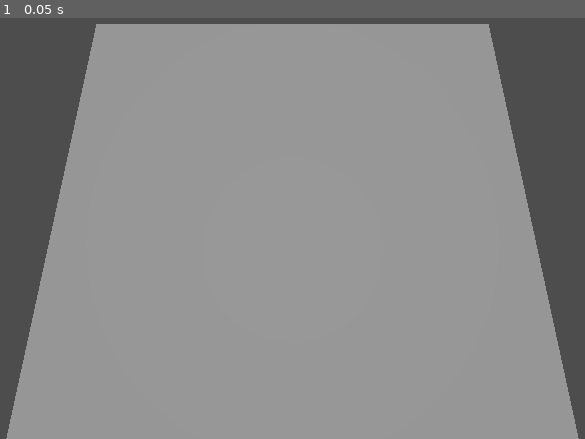
Above: before the commit, frame 1.
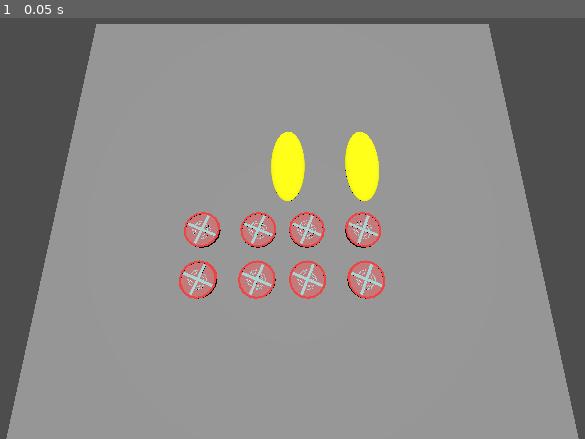
Above: after the commit, the same moment.

Repository: gabrield67/Sandwich-Shop
Game: Godot game, scene res://scenes/game.tscn
The game is run twice, just before and just after one commit, with the same random seed, the same clock (stepped at 60 frames per second) and the same inputs. Before the commit the project has no main scene; this scene is started directly in both runs.
Inputs:
- Up to frame 1 (0.05 s): no input

The runs differ from the first frame. In frame 1, 5.0% of the frame differs, in the area x 30-66%, y 27-67%.

Commit message:
Added Prototype Functionality
I added a floor, camera, and light to the main game.

I also added ingredient and bread scenes, and the functionality for dragging ingredients onto the bread.

Diff:
--- a/project.godot
+++ b/project.godot
@@ -11,6 +11,7 @@
 [application]
 
 config/name="Trash Sandwich"
+run/main_scene="uid://b6sf5n1s3tjjo"
 config/features=PackedStringArray("4.6", "Forward Plus")
 config/icon="res://icon.svg"
 
--- /dev/null
+++ b/scenes/DragAndDropController.tscn
@@ -0,0 +1,6 @@
+[gd_scene format=3 uid="uid://cekaksnqp516x"]
+
+[ext_resource type="Script" uid="uid://dnsby02e4apsw" path="res://scenes/drag_and_drop_controller.gd" id="1_gh27g"]
+
+[node name="DragAndDropController" type="Node3D" unique_id=578573874]
+script = ExtResource("1_gh27g")
--- /dev/null
+++ b/scenes/Ingredients/Bread.tscn
@@ -0,0 +1,23 @@
+[gd_scene format=3 uid="uid://c54v7gf8e74j5"]
+
+[ext_resource type="Script" uid="uid://b3r8sts5bsuoa" path="res://scenes/Ingredients/bread.gd" id="1_kf4f7"]
+
+[sub_resource type="StandardMaterial3D" id="StandardMaterial3D_84ix8"]
+albedo_color = Color(1, 1, 0, 1)
+
+[sub_resource type="SphereMesh" id="SphereMesh_84ix8"]
+material = SubResource("StandardMaterial3D_84ix8")
+
+[sub_resource type="BoxShape3D" id="BoxShape3D_kf4f7"]
+size = Vector3(2, 20, 3)
+
+[node name="Bread" type="Area3D" unique_id=1187585206]
+script = ExtResource("1_kf4f7")
+
+[node name="MeshInstance3D" type="MeshInstance3D" parent="." unique_id=427502753]
+transform = Transform3D(2.0994837, 0, 0, 0, 0.3586203, 0, 0, 0, 4.673756, 0, 0, 0)
+mesh = SubResource("SphereMesh_84ix8")
+
+[node name="CollisionShape3D" type="CollisionShape3D" parent="." unique_id=584160643]
+transform = Transform3D(1, 0, 0, 0, 1, 0, 0, 0, 1, 0, 4.940264, 0)
+shape = SubResource("BoxShape3D_kf4f7")
--- /dev/null
+++ b/scenes/Ingredients/Ingredient.tscn
@@ -0,0 +1,15 @@
+[gd_scene format=3 uid="uid://bgu50auo18ypd"]
+
+[ext_resource type="Script" uid="uid://dlcqiqygwtmgd" path="res://scenes/Ingredients/ingredient.gd" id="1_1am71"]
+[ext_resource type="PackedScene" uid="uid://b6uqd7cn3xg0x" path="res://models/tomato_mesh.tscn" id="1_weumo"]
+
+[sub_resource type="BoxShape3D" id="BoxShape3D_1am71"]
+size = Vector3(2, 0.4, 2)
+
+[node name="Ingredient" type="StaticBody3D" unique_id=1817893045]
+script = ExtResource("1_1am71")
+
+[node name="CollisionShape3D" type="CollisionShape3D" parent="." unique_id=176146749]
+shape = SubResource("BoxShape3D_1am71")
+
+[node name="tomatoMesh" parent="." unique_id=1286273143 instance=ExtResource("1_weumo")]
--- /dev/null
+++ b/scenes/Ingredients/bread.gd
@@ -0,0 +1,56 @@
+
+extends Area3D
+
+
+var on_material
+var off_material
+
+@export var ingredients = [];
+
+# Called when the node enters the scene tree for the first time.
+func _ready() -> void:
+	on_material = StandardMaterial3D.new()
+	on_material.albedo_color = Color.RED
+
+	off_material = StandardMaterial3D.new()
+	off_material.albedo_color = Color.YELLOW
+	pass # Replace with function body.
+
+
+# Called every frame. 'delta' is the elapsed time since the previous frame.
+func _process(delta: float) -> void:
+	pass
+
+
+func on_entered(body: Node3D) -> void:
+	if body is Ingredient:
+		#print (body.name)
+		if body.isHeld:
+			if(body):
+				body.bread = self;
+			$MeshInstance3D.set_surface_override_material(0, on_material)
+
+func on_exited(body: Node3D) -> void:
+	if body is Ingredient:
+		#print (body.name)
+		if body.isHeld:
+			if body:
+				body.bread = null
+				self.material_off()
+
+func material_off() -> void:
+	$MeshInstance3D.set_surface_override_material(0, off_material)
+
+func add_to_sandwich(ingredient: Node3D):
+	ingredients.push_back(ingredient)
+	update_positions()
+
+func remove_from_sandwich(ingredient: Node3D):
+	ingredients.erase(ingredient)
+	update_positions()
+
+func update_positions():
+	var i = 0
+	for a in ingredients:
+		a.position = self.position + Vector3(0,1,0) + Vector3(0,.35,-.25		)*i
+		i = i+1
--- /dev/null
+++ b/scenes/Ingredients/ingredient.gd
@@ -0,0 +1,21 @@
+class_name Ingredient
+extends StaticBody3D
+
+
+
+var isHeld = false
+var bread
+
+# Called when the node enters the scene tree for the first time.
+func _ready() -> void:
+	pass # Replace with function body.
+
+
+# Called every frame. 'delta' is the elapsed time since the previous frame.
+func _process(delta: float) -> void:
+	pass
+
+func start_particles():
+	pass
+	#$MeshInstance3D/GPUParticles3D.restart()
+	#$MeshInstance3D/GPUParticles3D.emitting = true
--- /dev/null
+++ b/scenes/drag_and_drop_controller.gd
@@ -0,0 +1,93 @@
+extends Node3D
+
+const DIST = 1000
+
+
+
+var grabbed_object = null
+var mouse = Vector2()
+var zPos = 5
+var cardHeightOrig = 3
+var cardHeight = 0
+
+var liftHeight = 0
+
+var prevCardHeight = liftHeight
+
+var prev_grabbed_object = null
+var grab_position = Vector2()
+var firstPress = true
+
+
+# Called when the node enters the scene tree for the first time.
+func _ready() -> void:
+	pass # Replace with function body.
+
+
+# Called every frame. 'delta' is the elapsed time since the previous frame.
+func _process(delta: float) -> void:
+	if grabbed_object:
+		#cardHeight = clamp(cardHeight+delta*6,0,liftHeight);
+		grabbed_object.position = get_grab_position()
+
+
+	if prev_grabbed_object:
+		if prev_grabbed_object != grabbed_object:
+			#prevCardHeight = clamp(prevCardHeight+delta*-5	,0,liftHeight);
+			#prev_grabbed_object.position[1] = cardHeightOrig +  prevCardHeight
+			pass
+	pass
+
+
+func _input(event: InputEvent) -> void:
+	if event is InputEventMouseMotion:
+		mouse =event.position
+	if event is InputEventMouseButton:
+		if event.button_index == 1 and event.is_pressed():
+			if firstPress:
+				get_mouse_world_pos(mouse)
+				if grabbed_object:
+					grabbed_object.start_particles()
+
+					if grabbed_object.bread:
+						grabbed_object.bread.remove_from_sandwich(grabbed_object)
+				firstPress = false
+		elif event.button_index == 1 and not event.is_pressed():
+			prev_grabbed_object = grabbed_object
+			#prevCardHeight = 3
+			if grabbed_object.bread:
+				grabbed_object.bread.material_off()
+				grabbed_object.bread.add_to_sandwich(grabbed_object)
+			grabbed_object.isHeld = false
+			grabbed_object = null
+			firstPress = true
+
+
+func get_mouse_world_pos(mouse_in:Vector2):
+	var space = get_world_3d().direct_space_state
+	var start = get_viewport().get_camera_3d().project_ray_origin(mouse_in)
+	var end = get_viewport().get_camera_3d().project_position(mouse_in, DIST)
+	var params = PhysicsRayQueryParameters3D.new()
+	params.from = start
+	params.to = end
+
+	var result = space.intersect_ray(params)
+
+	if result.is_empty()==false:
+
+		#print(result.collider.get_class())
+		#print("here0")
+		if result.collider is Ingredient:
+			#print("here1")
+			grabbed_object = result.collider
+			grabbed_object.isHeld = true
+			#print("here2")
+			cardHeight = 0
+
+func get_grab_position():
+	#zPos = ($"Camera Pivot/Camera3D".position -  grabbed_object.position).length()*.5
+	var pre_position = get_viewport().get_camera_3d().project_position(mouse, zPos);
+	var line = ($"Camera Pivot/Camera3D".global_position - pre_position)
+	var ratio = ((cardHeightOrig + cardHeight) - $"Camera Pivot/Camera3D".global_position[1])/line[1]
+	var line_fin = line*ratio
+	return $"Camera Pivot/Camera3D".global_position + line_fin
--- a/scenes/game.tscn
+++ b/scenes/game.tscn
@@ -1,10 +1,15 @@
 [gd_scene format=3 uid="uid://b6sf5n1s3tjjo"]
+
+[ext_resource type="Script" uid="uid://dnsby02e4apsw" path="res://scenes/drag_and_drop_controller.gd" id="1_yqjtg"]
+[ext_resource type="PackedScene" uid="uid://bgu50auo18ypd" path="res://scenes/Ingredients/Ingredient.tscn" id="2_yqjtg"]
+[ext_resource type="PackedScene" uid="uid://c54v7gf8e74j5" path="res://scenes/Ingredients/Bread.tscn" id="3_lnu2h"]
 
 [sub_resource type="BoxShape3D" id="BoxShape3D_8cj0n"]
 
 [sub_resource type="BoxMesh" id="BoxMesh_uwrxv"]
 
 [node name="Game" type="Node3D" unique_id=1126054119]
+script = ExtResource("1_yqjtg")
 
 [node name="DirectionalLight3D" type="DirectionalLight3D" parent="." unique_id=1180750594]
 transform = Transform3D(1, 0, 0, 0, -0.07449138, 0.99722165, 0, -0.99722165, -0.07449138, 0, 3.2350664, -0.60483086)
@@ -23,3 +28,38 @@
 
 [node name="Camera3D" type="Camera3D" parent="Camera Pivot" unique_id=1031999790]
 transform = Transform3D(1, 0, 0, 0, 1, 0, 0, 0, 1, 0, 0, 19)
+
+[node name="Ingredient" parent="." unique_id=1817893045 instance=ExtResource("2_yqjtg")]
+transform = Transform3D(1, 0, 0, 0, 1, 0, 0, 0, 1, -5.0458584, 2.3038454, 1.5081034)
+
+[node name="Bread" parent="." unique_id=1187585206 instance=ExtResource("3_lnu2h")]
+transform = Transform3D(1, 0, 0, 0, 1, 0, 0, 0, 1, -0.28471273, 1.6317925, -2.7094417)
+
+[node name="Ingredient2" parent="." unique_id=1685615450 instance=ExtResource("2_yqjtg")]
+transform = Transform3D(1, 0, 0, 0, 1, 0, 0, 0, 1, -1.902828, 2.3038454, 1.5081034)
+
+[node name="Ingredient3" parent="." unique_id=1620411737 instance=ExtResource("2_yqjtg")]
+transform = Transform3D(1, 0, 0, 0, 1, 0, 0, 0, 1, -5.0458584, 2.3038454, 4.2221823)
+
+[node name="Ingredient4" parent="." unique_id=1878213807 instance=ExtResource("2_yqjtg")]
+transform = Transform3D(1, 0, 0, 0, 1, 0, 0, 0, 1, -1.902828, 2.3038454, 4.2221823)
+
+[node name="Ingredient5" parent="." unique_id=2137268779 instance=ExtResource("2_yqjtg")]
+transform = Transform3D(1, 0, 0, 0, 1, 0, 0, 0, 1, 0.80094385, 2.3038454, 1.5081034)
+
+[node name="Ingredient6" parent="." unique_id=1213247403 instance=ExtResource("2_yqjtg")]
+transform = Transform3D(1, 0, 0, 0, 1, 0, 0, 0, 1, 3.9439743, 2.3038454, 1.5081034)
+
+[node name="Ingredient7" parent="." unique_id=588327089 instance=ExtResource("2_yqjtg")]
+transform = Transform3D(1, 0, 0, 0, 1, 0, 0, 0, 1, 0.80094385, 2.3038454, 4.2221823)
+
+[node name="Ingredient8" parent="." unique_id=994611454 instance=ExtResource("2_yqjtg")]
+transform = Transform3D(1, 0, 0, 0, 1, 0, 0, 0, 1, 3.9439743, 2.3038454, 4.2221823)
+
+[node name="Bread2" parent="." unique_id=603495618 instance=ExtResource("3_lnu2h")]
+transform = Transform3D(1, 0, 0, 0, 1, 0, 0, 0, 1, 4.3046246, 1.6317925, -2.7094417)
+
+[connection signal="body_entered" from="Bread" to="Bread" method="on_entered"]
+[connection signal="body_exited" from="Bread" to="Bread" method="on_exited"]
+[connection signal="body_entered" from="Bread2" to="Bread2" method="on_entered"]
+[connection signal="body_exited" from="Bread2" to="Bread2" method="on_exited"]
Not shown, added: scenes/Ingredients/bread.gd.uid
Not shown, added: scenes/Ingredients/ingredient.gd.uid
Not shown, added: scenes/drag_and_drop_controller.gd.uid
